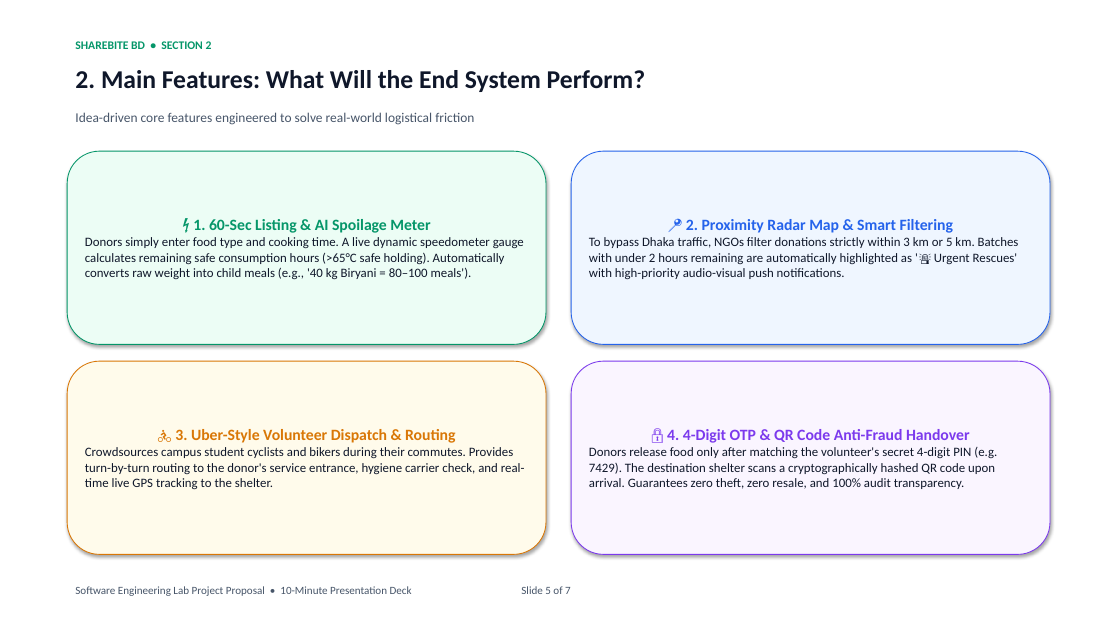
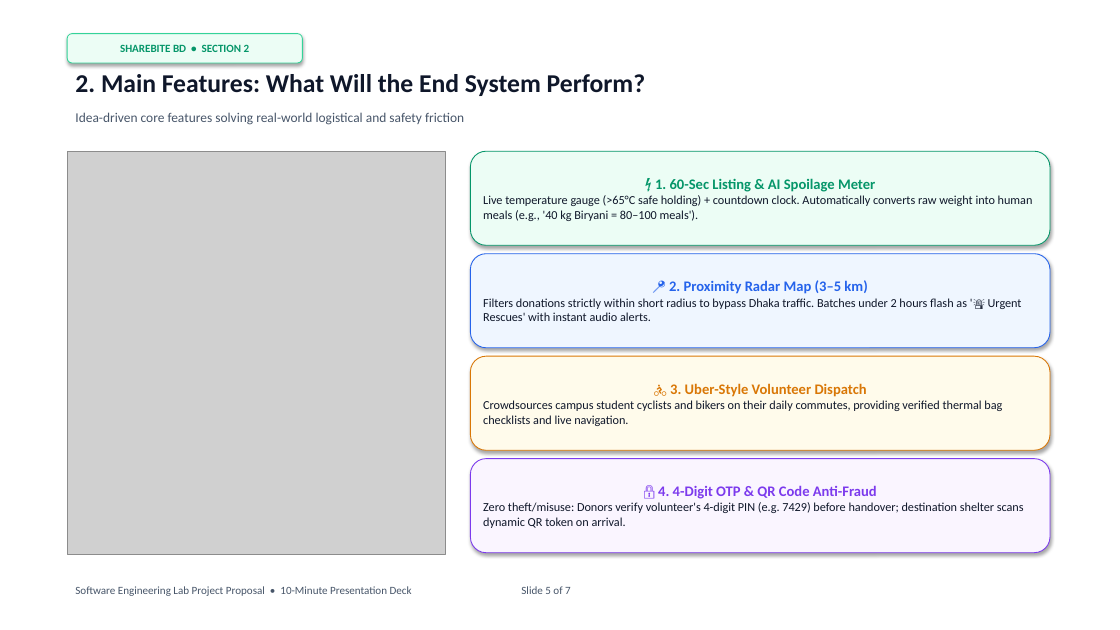
Before and after one commit to mahamudul-hasan7/shearbitebd, a slide deck: slide 5 of ShareBite_BD_SE_Lab_Presentation.pptx. Drawn at 1120x630 pixels with LibreOffice and Linux fonts; fonts in the diff are those of the drawing; grey boxes stand for pictures. Boxes give left, top, right and bottom in pixels: in the first picture for what was removed or moved away, otherwise in the second. Text is boxed around its words. In the diff, an @@ line names an element or a change of style, - is before the commit and + after.

Commit message:
feat(slides): revamp SE lab proposal slides with professional visuals, minimal key points, and embedded photos

```diff
--- a/ShareBite_BD_SE_Lab_Presentation.pptx
+++ b/ShareBite_BD_SE_Lab_Presentation.pptx
@@ rounded rectangle "SHAREBITE BD • SECTION 2" resized from (x1=75, y1=41, x2=212, y2=49) to (x1=67, y1=34, x2=302, y2=63) @@
@@ rounded rectangle "SHAREBITE BD • SECTION 2" at (x1=67, y1=34, x2=302, y2=63): size 10 to 9.5 pt; alignment left to centre; vertical alignment top to middle; fill none to #ECFDF5; outline none to #34D399 0.75 pt; shadow on @@
@@ text "2. Main Features: What Will ..." moved from (x1=75, y1=70, x2=646, y2=92) to (x1=75, y1=74, x2=646, y2=96) @@
@@ text at (x1=75, y1=112, x2=464, y2=125): text changed @@
-Idea-driven core features engineered to solve real-world logistical friction
+Idea-driven core features solving real-world logistical and safety friction
@@ picture added at (x1=67, y1=151, x2=445, y2=555) @@
@@ rounded rectangle "⚡ 1. 60-Sec Listing & ..." resized from (x1=67, y1=151, x2=546, y2=344) to (x1=471, y1=151, x2=1050, y2=245) @@
@@ text in rounded rectangle at (x1=655, y1=178, x2=875, y2=192): size 13.5 to 12.5 pt in "⚡ 1. 60-Sec Listing & AI Spoilage ..." @@
@@ text in rounded rectangle at (x1=483, y1=195, x2=1033, y2=221): text changed; size 11 to 10.5 pt @@
-Donors simply enter food type and cooking time. A live dynamic speedometer gauge calculates remaining safe consumption hours (>65°C safe holding). Automatically converts raw weight into child meals (e.g., '40 kg Biryani = 80–100 meals').
+Live temperature gauge (>65°C safe holding) + countdown clock. Automatically converts raw weight into human meals (e.g., '40 kg Biryani = 80–100 meals').
@@ rounded rectangle "📍 2. Proximity Radar Map ..." resized from (x1=571, y1=151, x2=1050, y2=344) to (x1=471, y1=254, x2=1050, y2=348) @@
@@ text in rounded rectangle at (x1=483, y1=280, x2=1022, y2=321): text changed; size 11 to 10.5 pt @@
-📍 2. Proximity Radar Map & Smart Filtering
-To bypass Dhaka traffic, NGOs filter donations strictly within 3 km or 5 km. Batches with under 2 hours remaining are automatically highlighted as '🚨 Urgent Rescues' with high-priority audio-visual push notifications.
+📍 2. Proximity Radar Map (3–5 km)
+Filters donations strictly within short radius to bypass Dhaka traffic. Batches under 2 hours flash as '🚨 Urgent Rescues' with instant audio alerts.
@@ rounded rectangle added at (x1=471, y1=356, x2=1050, y2=450), fill #FFFBEB, outline #D97706 0.75 pt, 10.5 pt, text #0F172A @@
+🚴 3. Uber-Style Volunteer Dispatch
+Crowdsources campus student cyclists and bikers on their daily commutes, providing verified thermal bag checklists and live navigation.
@@ rounded rectangle removed at (x1=67, y1=361, x2=546, y2=555) @@
-🚴 3. Uber-Style Volunteer Dispatch & Routing
-Crowdsources campus student cyclists and bikers during their commutes. Provides turn-by-turn routing to the donor's service entrance, hygiene carrier check, and real-time live GPS tracking to the shelter.
@@ rounded rectangle "🔒 4. 4-Digit OTP & ..." resized from (x1=571, y1=361, x2=1050, y2=555) to (x1=471, y1=459, x2=1050, y2=553) @@
@@ text in rounded rectangle at (x1=483, y1=485, x2=1024, y2=528): text changed; size 11 to 10.5 pt @@
-🔒 4. 4-Digit OTP & QR Code Anti-Fraud Handover
-Donors release food only after matching the volunteer's secret 4-digit PIN (e.g. 7429). The destination shelter scans a cryptographically hashed QR code upon arrival. Guarantees zero theft, zero resale, and 100% audit transparency.
+🔒 4. 4-Digit OTP & QR Code Anti-Fraud
+Zero theft/misuse: Donors verify volunteer's 4-digit PIN (e.g. 7429) before handover; destination shelter scans dynamic QR token on arrival.
```
Also in this commit, not shown: 6 other slides changed, 4 other files.
